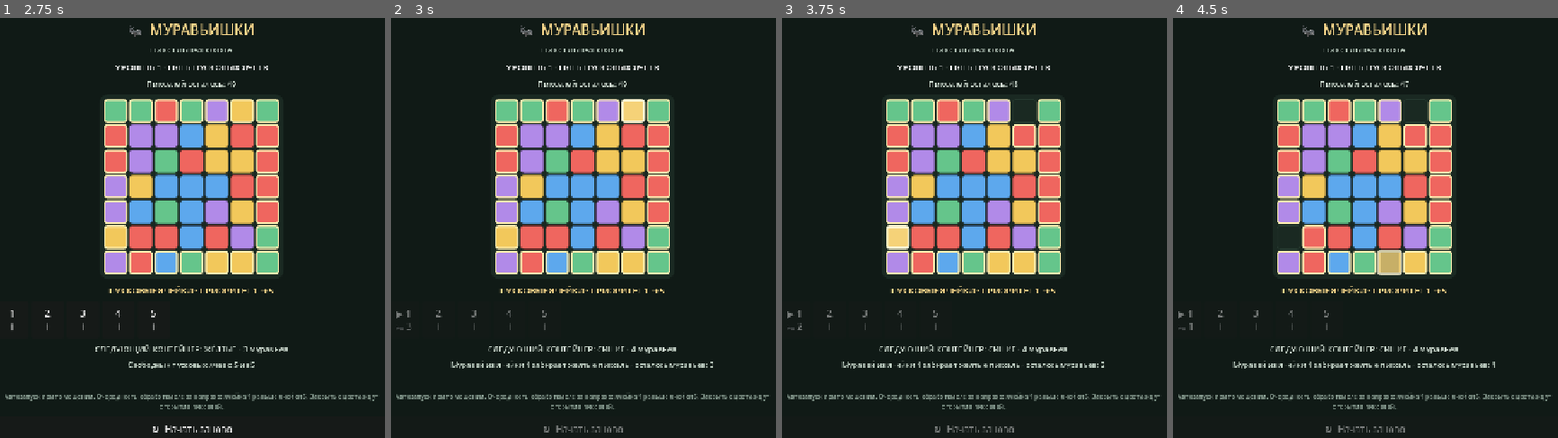
Above: before the commit, frames 1-4 (left to right).
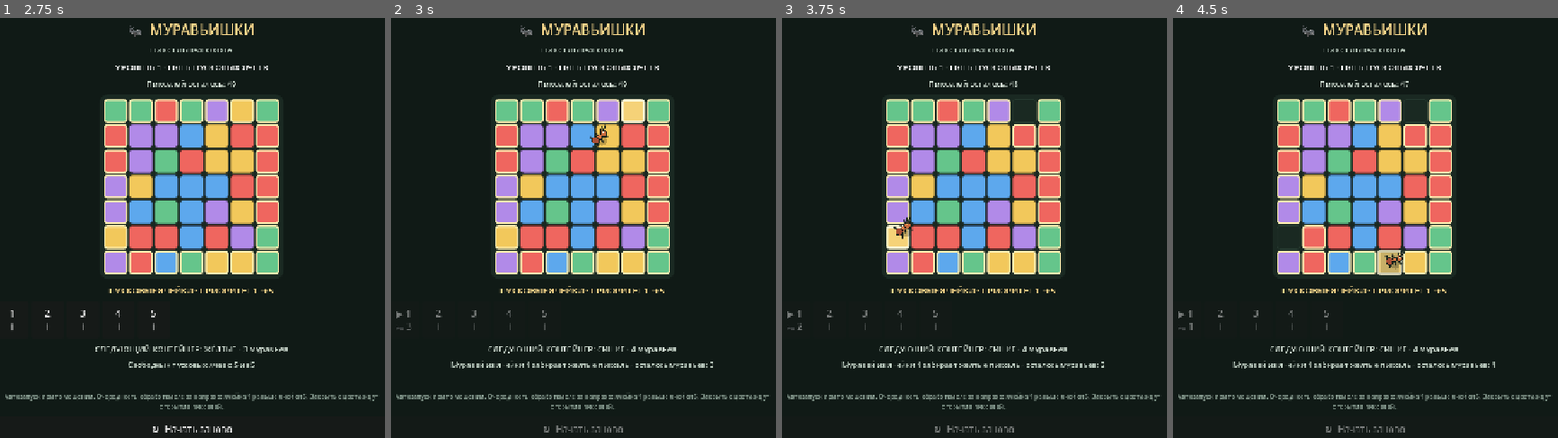
Above: after the commit, the same moments.

Repository: MaiklLX/Ants-Pixel-Hunt
Game: Godot game, scene res://scenes/main.tscn
Same seed, same stepped clock (60 frames per second), same inputs: the game is played once before the commit and once after it.
Inputs:
- Up to frame 1 (2.75 s): click "↻ Начать заново" at 0.5 s; click "↻ Начать заново" at 1.25 s; click "↻ Начать заново" at 2 s
- Up to frame 2 (3 s): click "1 ＋" at 2.75 s
- Up to frame 3 (3.75 s): no input
- Up to frame 4 (4.5 s): no input

Frame 1 is identical in both runs. In frame 2, 0.1% of the frame differs, in the area x 51-57%, y 25-31%; in frame 3, 0.1%; in frame 4, 0.1%.
Error before the commit: Parse Error: Expected statement, found "Indent" instead. (res://scripts/ant_visual.gd:17)

Commit message:
Fix ant drawing script indentation

Diff:
--- a/scripts/ant_visual.gd
+++ b/scripts/ant_visual.gd
@@ -14,7 +14,7 @@
 func _draw() -> void:
 	var c := Vector2(size.x * 0.5, size.y * 0.5)
 	var swing := sin(phase) * 3.0
-		var outline := Color("#17231c")
+	var outline := Color("#17231c")
 	var amber := Color("#f2bd62")
 
 	# Мягкая тень и три сегмента тела.
